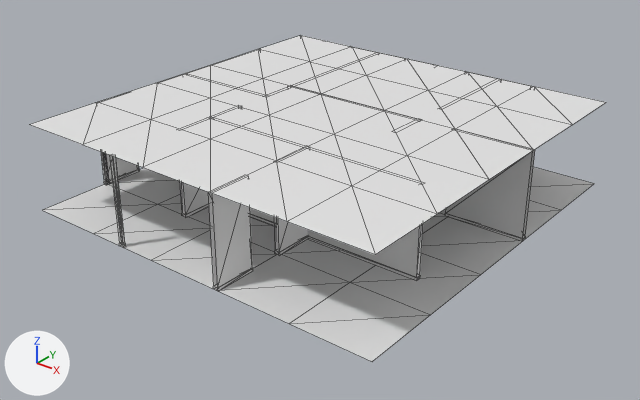
An edit to the glTF model public/assets/levels/level0/chunk_5_4.glb, drawn before and after from the same camera.
One viewpoint serves both versions: a 50 mm camera at (81.13, -73.25, 11.73) aimed at (66.22, -54.61, 0.17). The axes (+X, +Y, +Z) are drawn at lower left. The lights are the same throughout. The older version comes first. Mesh edges are drawn as thin lines. Vertices at exactly the same position are counted once.

The older version as bpy lines, for what is in view:
```python
me_mesh_0 = bpy.data.meshes.new('Mesh_0')
me_mesh_0.from_pydata(...)  # 383 vertices, 432 faces; spans x 59.99..72.01, y -60.01..-47.99, z 0.0..2.7
# before: 358 (72.0, -48.0, 2.7) at pixel (606, 102), 373 (72.0, -60.0, 2.7) at pixel (375, 254)
ob_chunk_5_4 = bpy.data.objects.new('chunk_5_4', me_mesh_0)
ob_chunk_5_4.location = (0.0, 0.0, 0.0)
```
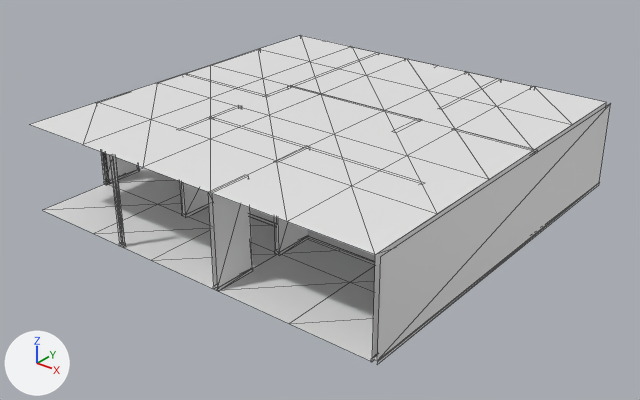
The change, as a diff of the scene's bpy script:
```diff
--- a/public/assets/levels/level0/chunk_5_4.glb.py
+++ b/public/assets/levels/level0/chunk_5_4.glb.py
@@ me_mesh_0 @@
 # used by ob_chunk_5_4; location = (0.0, 0.0, 0.0)
 # verts and faces of me_mesh_0; kept vertices keep their numbers, new ones are numbered from 383
-me_mesh_0.from_pydata(...)  # 383 vertices, 432 faces; spans x 59.99..72.01, y -60.01..-47.99, z 0.0..2.7
+me_mesh_0.from_pydata(...)  # 397 vertices, 446 faces; spans x 59.99..72.15, y -60.01..-47.99, z 0.0..2.7
+# me_mesh_0 part 1
+# 7 vertices are removed from x 72.0..72.01, y -52.88..-52.72, z 0.0..2.7
+# 9 faces are deleted
+# 1 vertex moves from x 72.01, y -52.88, z 0.09 to x 72.08, y -52.88, z 0.09
+# 7 vertices are added at x 72.07..72.08, y -52.88..-52.72, z 0.0..2.7
+# 13 new faces join them
+# me_mesh_0 part 2
+verts[390] = (72.15, -60.01, 0.0)  # pixel (377, 364)
+verts[391] = (72.15, -60.01, 0.09)  # pixel (377, 361)
+verts[392] = (71.99, -60.01, 0.0)  # pixel (371, 362)
+verts[393] = (71.99, -60.01, 0.09)  # pixel (371, 358)
+for new, old in zip([*range(394, 398)], [*range(390, 394)]): verts[new] = verts[old] + (0.0, 12.02, 0.0)
+verts[398] = (72.14, -60.0, 0.09)  # pixel (377, 360)
+verts[399] = (72.14, -60.0, 2.7)  # pixel (380, 256)
+verts[400] = (72.0, -60.0, 0.09)  # pixel (372, 358)
+for new, old in zip([401, 402, 403], [398, 399, 400]): verts[new] = verts[old] + (0.0, 12.0, 0.0)
+faces += [(398, 401, 402), (398, 402, 399), (373, 403, 400), (358, 403, 373), (390, 394, 395), (390, 395, 391)]
+faces += [(392, 393, 396), (393, 397, 396), (391, 395, 393), (393, 395, 397)]
```

What differs and where, as boxes [x1, y1, x2, y2] in the pictures (640 x 400 px; the box of a moved part takes in the faces that stretch with it):
'chunk_5_4', reshaped: before [29, 35, 606, 362]; after [29, 35, 611, 365]
part 1 of me_mesh_0, moved or reshaped (mostly hidden afterwards): before [446, 150, 535, 241]; after [532, 149, 538, 156]
part 2 of me_mesh_0, added: after [371, 103, 611, 365]
